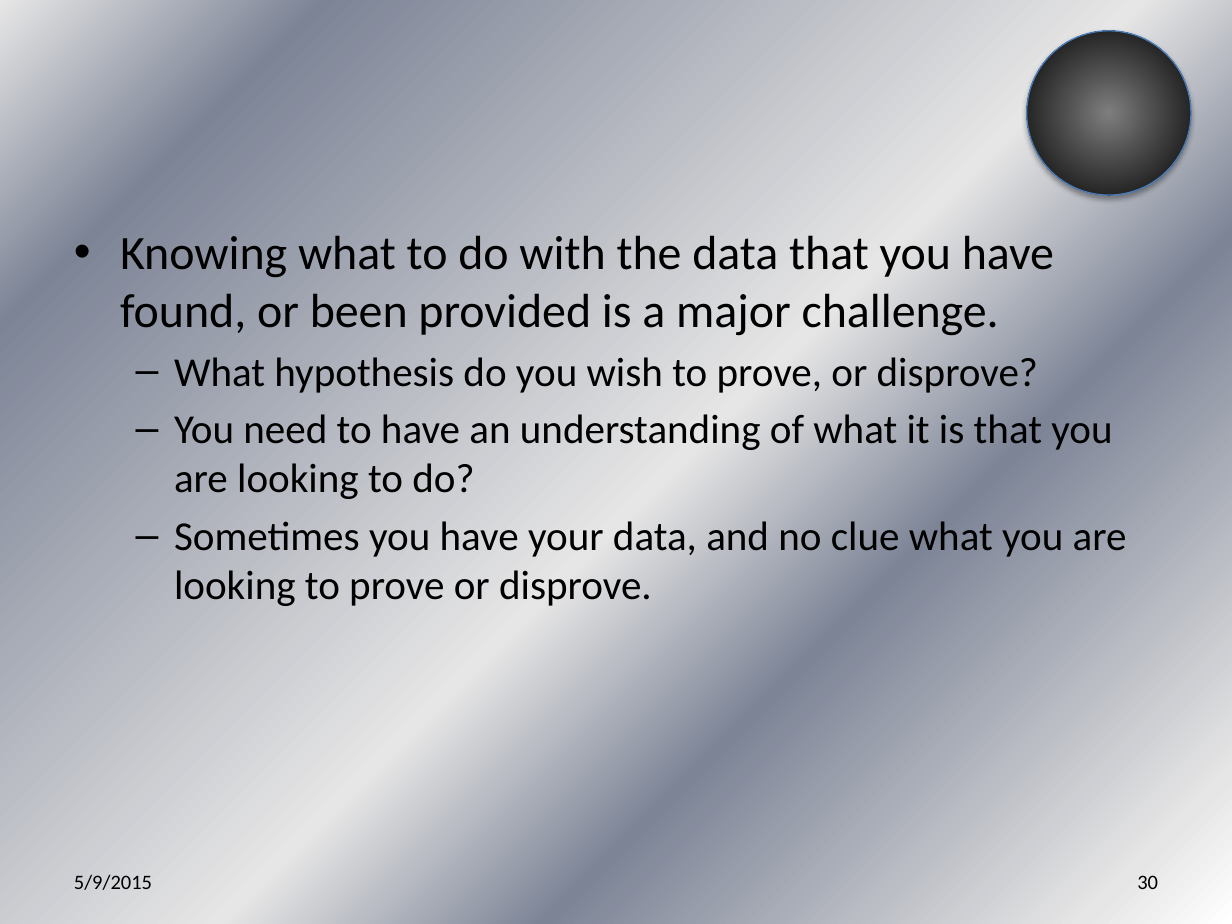
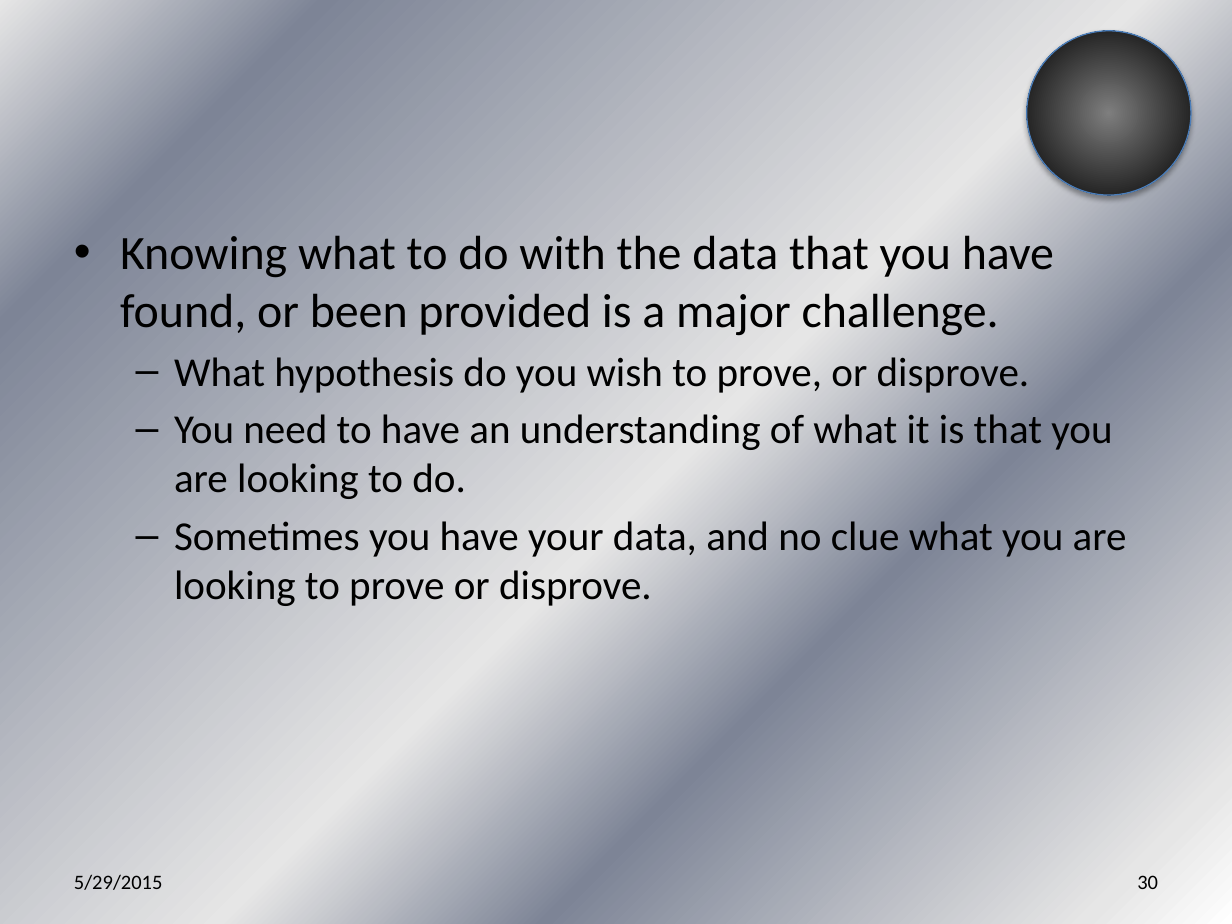
Before and after one commit to jegroom102080/What_is_Data_Science_Anyway, a slide deck: slide 30 of What is Data Science Anyway.pptx. Drawn at 1232x924 pixels with LibreOffice and Linux fonts; fonts in the diff are those of the drawing. Boxes give left, top, right and bottom in pixels: in the first picture for what was removed or moved away, otherwise in the second. Text is boxed around its words. In the diff, an @@ line names an element or a change of style, - is before the commit and + after.

```diff
--- a/What is Data Science Anyway.pptx
+++ b/What is Data Science Anyway.pptx
@@ text at box(174, 352, 1112, 499): text changed @@
-  – What hypothesis do you wish to prove, or disprove?
-  – You need to have an understanding of what it is that you are looking to do?
+  – What hypothesis do you wish to prove, or disprove.
+  – You need to have an understanding of what it is that you are looking to do.
@@ text at box(74, 874, 163, 890): text changed @@
-5/9/2015
+5/29/2015
```
Also in this commit, not shown: 43 other slides changed, 1 slide added, 1 other file.
